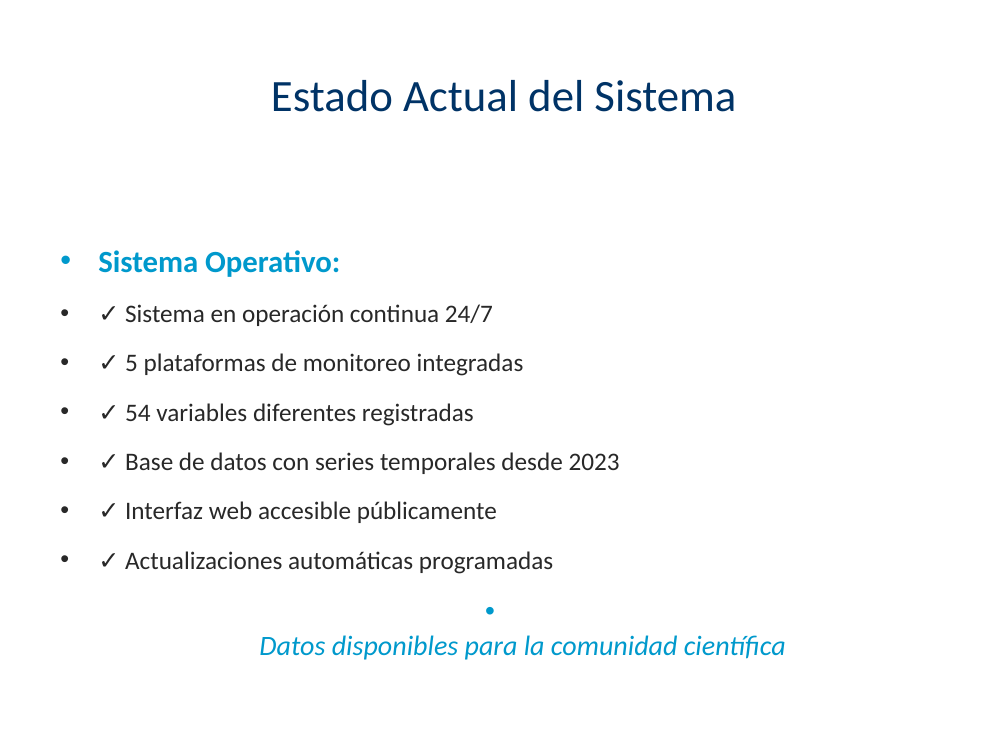
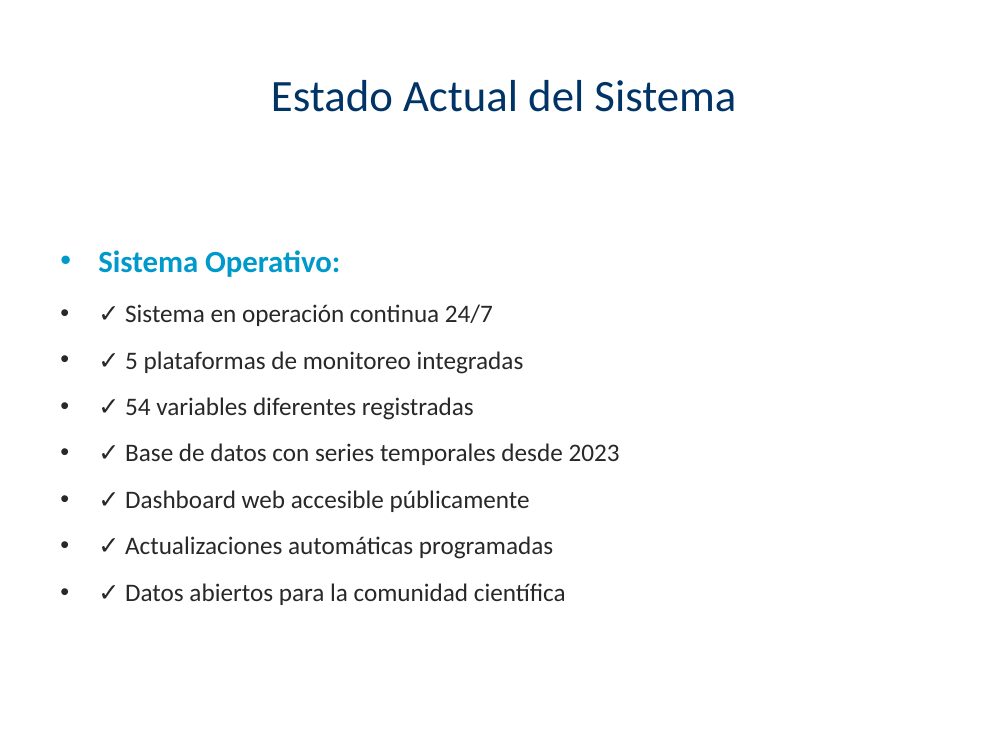
Before and after one commit to pablo27207/services, a slide deck: slide 14 of Presentacion_OOGSJ_XIIJNCM.pptx (slide 12 before the commit). Drawn at 1008x756 pixels with LibreOffice and Linux fonts; fonts in the diff are those of the drawing. Boxes give left, top, right and bottom in pixels: in the first picture for what was removed or moved away, otherwise in the second. Text is boxed around its words. In the diff, an @@ line names an element or a change of style, - is before the commit and + after.

```diff
--- a/Presentacion_OOGSJ_XIIJNCM.pptx
+++ b/Presentacion_OOGSJ_XIIJNCM.pptx
@@ text at bbox=[125, 304, 620, 559]: less space between paragraphs @@
@@ text at bbox=[125, 490, 530, 512]: text changed @@
-• ✓ Interfaz web accesible públicamente
+• ✓ Dashboard web accesible públicamente
@@ text at bbox=[125, 583, 566, 605]: text changed; size 20 to 18 pt; text colour #0099CC to #282828; italic off @@
-• Datos disponibles para la comunidad científica
+• ✓ Datos abiertos para la comunidad científica
```
Also in this commit, not shown: 11 other slides changed, 3 slides added, 2 slides removed, 1 other file.
